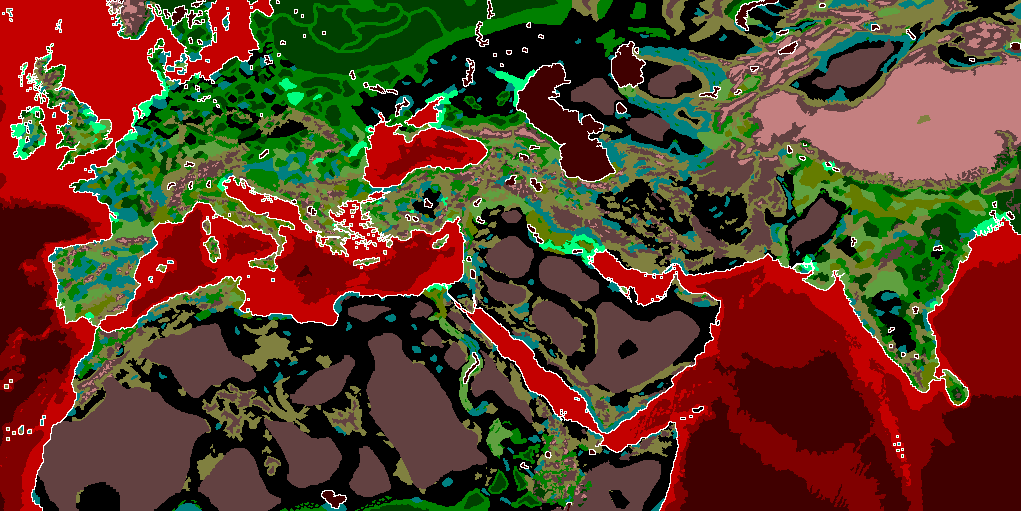
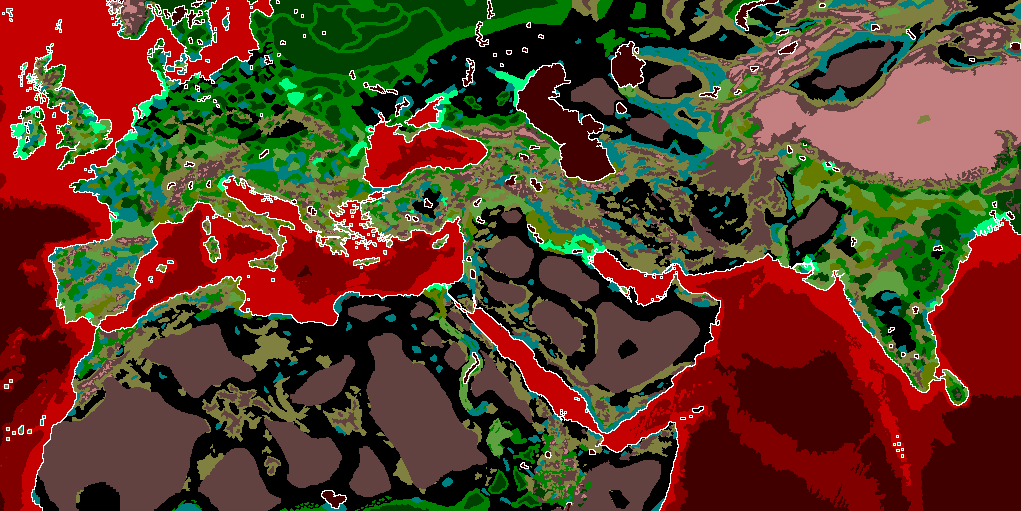
Layer changes from the first 1021x511 image to the second:
painted on "map_ground_types_blocked_access" over <box>791,241,796,252</box>
painted on "map_ground_types" over <box>742,0,888,287</box>
